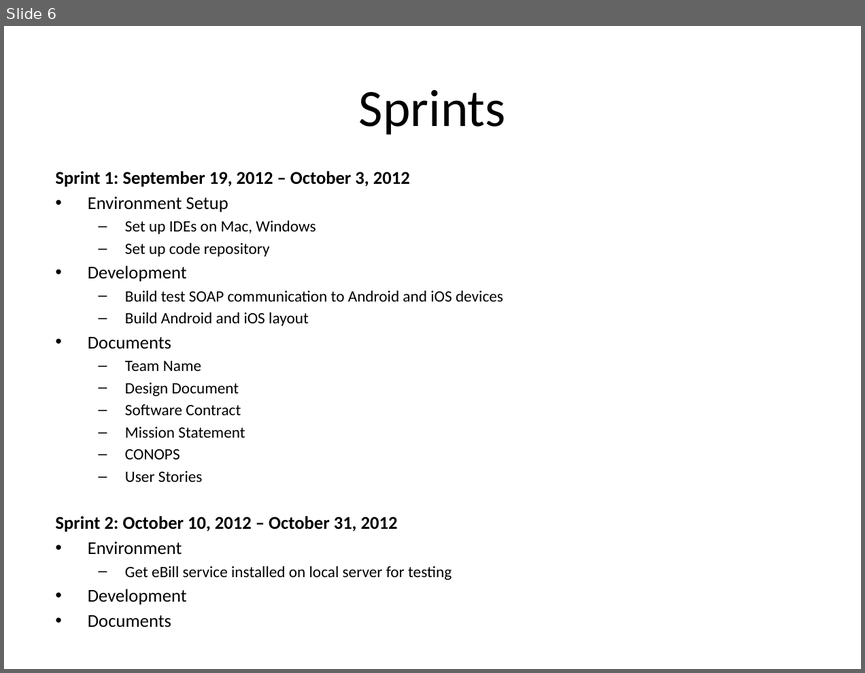
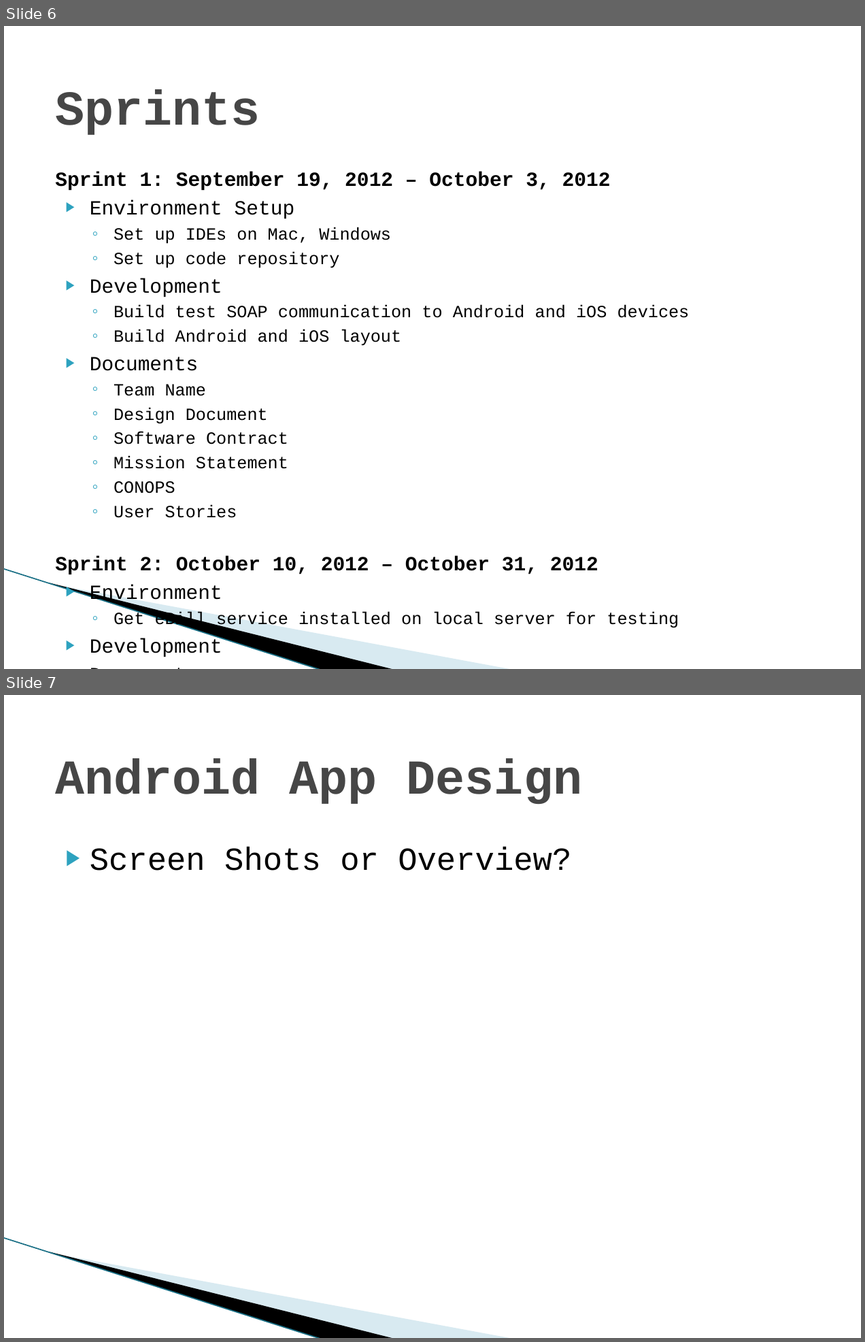
Before and after one commit to SDSMT-CSC/ECPMA, a slide deck: Documentation/Presentation1.pptx. Shown one above the other, each under a label of ours: slide 6 before the commit, slides 6 and 7 after it. The pictures are 865x673 and 865x1342 pixels, drawn with LibreOffice and Linux fonts; fonts in the diff are those of the drawing; background and template pictures are left out. Boxes give left, top, right and bottom in pixels: in the first picture for what was removed or moved away, otherwise in the second. Text is boxed around its words. In the diff, an @@ line names an element or a change of style, - is before the commit and + after.

```diff
--- a/Documentation/Presentation1.pptx
+++ b/Documentation/Presentation1.pptx
@@ slide 7 added at box(4, 695, 861, 1338), background #FFFFFF; not listed: 3 template elements that a slide beside it also shows @@
@@ title added at box(55, 759, 582, 804), 41 pt, text #464646, bold @@
+Android App Design
@@ text added at box(90, 847, 571, 870), 27 pt, text #000000 @@
+▶ Screen Shots or Overview?
@@ slide 6 changed as well @@
@@ title "Sprints" at box(55, 90, 260, 135): size 44 to 41 pt, font Calibri to Courier New, text colour #000000 to #464646, bold on; alignment centre to left @@
@@ text "Sprint 1: September 19, 2012 ..." at box(55, 172, 689, 656): size 15.2 to 16.9 pt in "Sprint 1: September 19, 2012 – October ...", "Environment Setup", "Development", "Documents" and 4 more places; font Calibri to Courier New; size 13.3 to 14.4 pt in "Set up IDEs on Mac, Windows", "Set up code repository", "Build test SOAP communication to Android and ...", "Build Android and iOS layout" and 7 more places; bullet • to ▶; bullet – to ◦ @@
@@ line added from (4, 569) to (322, 669), #97C5D8 0.95 pt @@
@@ freeform shape added at box(50, 582, 396, 669), fill #000000 @@
@@ freeform shape added at box(51, 583, 514, 669), fill #A0CBDC at 40% opacity @@
```
Also in this commit, not shown: 5 other slides changed, 2 other slides added, 1 slide removed.
